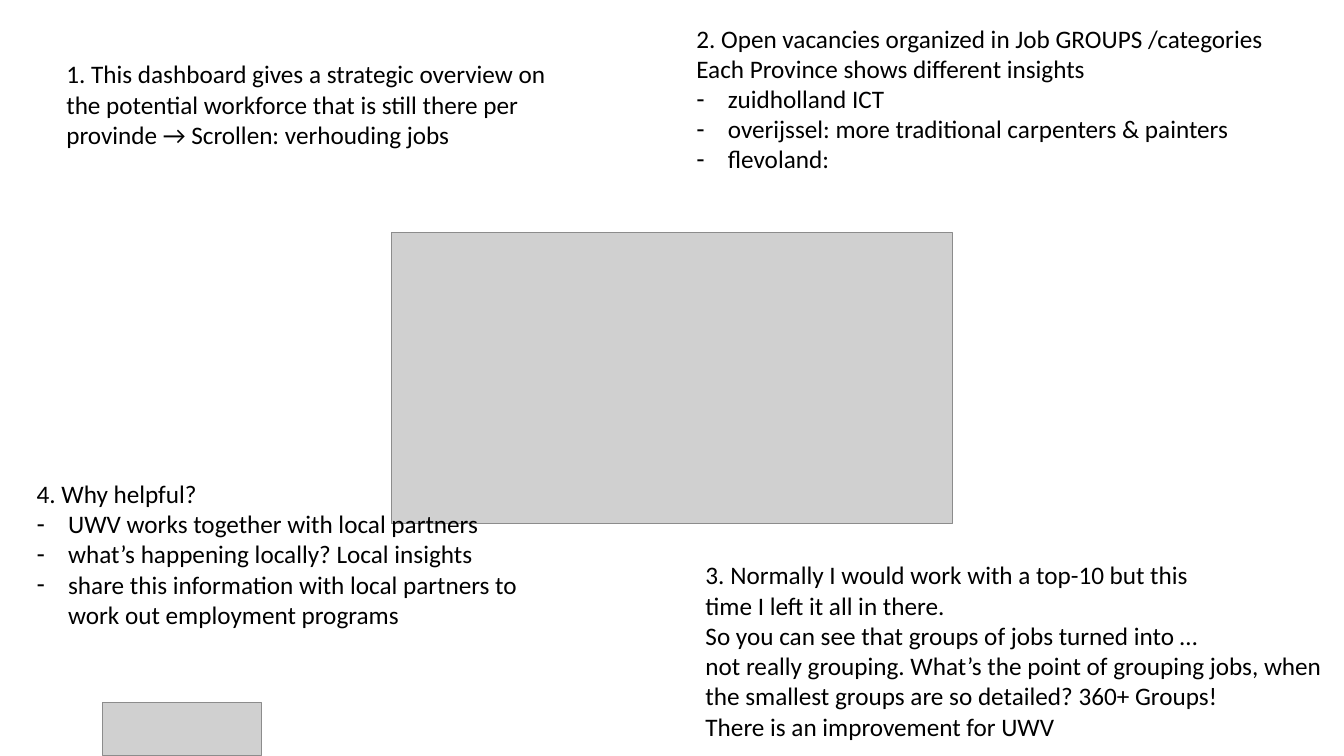
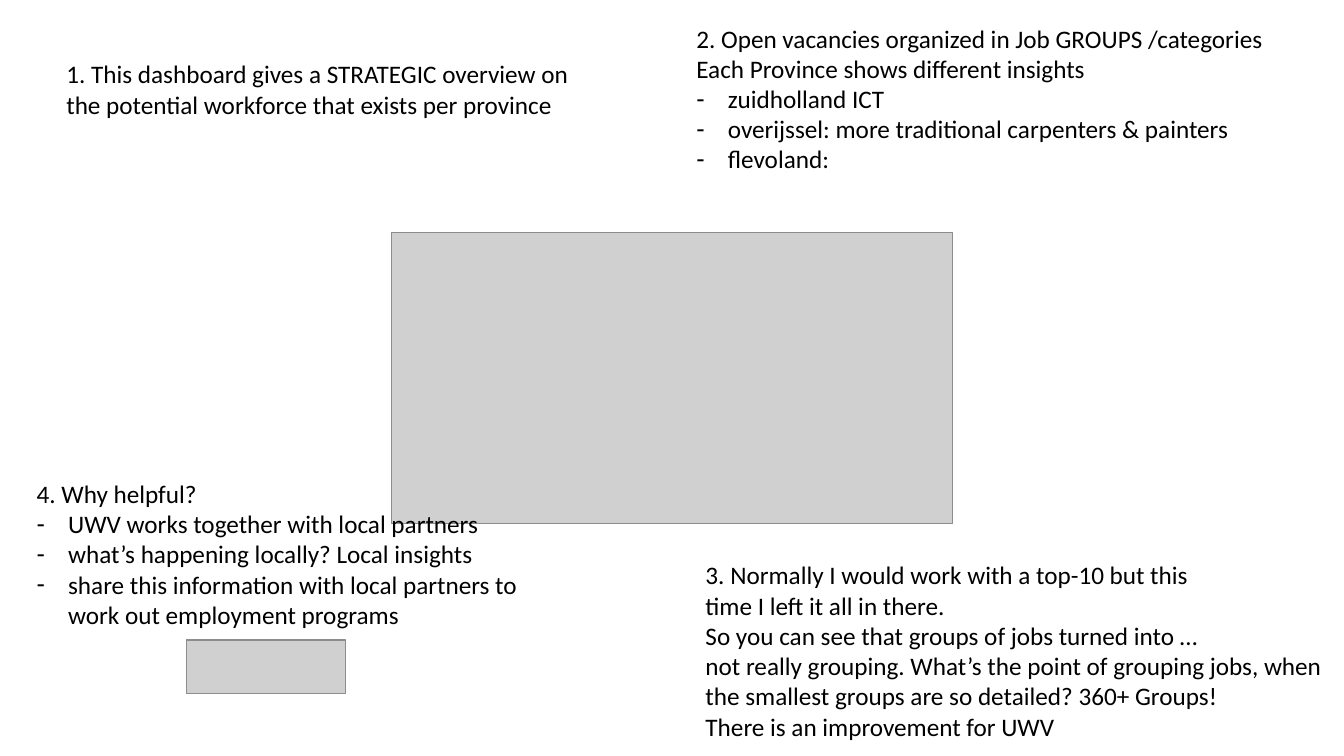
Before and after one commit to renejansen-in/employment.NL, a slide deck: slide 1 of ppt/Presentation2.pptx. Drawn at 1344x756 pixels with LibreOffice and Linux fonts; fonts in the diff are those of the drawing; grey boxes stand for pictures. Boxes give left, top, right and bottom in pixels: in the first picture for what was removed or moved away, otherwise in the second. Text is boxed around its words. In the diff, an @@ line names an element or a change of style, - is before the commit and + after.

```diff
--- a/ppt/Presentation2.pptx
+++ b/ppt/Presentation2.pptx
@@ text at (66,65,568,118): text changed @@
-1. This dashboard gives a strategic overview on the potential workforce that is still there per provinde → Scrollen: verhouding jobs
+1. This dashboard gives a STRATEGIC overview on the potential workforce that exists per province
@@ picture: place and size @@
-picture at (103,703,262,756)
+picture at (187,640,346,694)
```
Also in this commit, not shown: 2 other slides changed, 5 other files.
